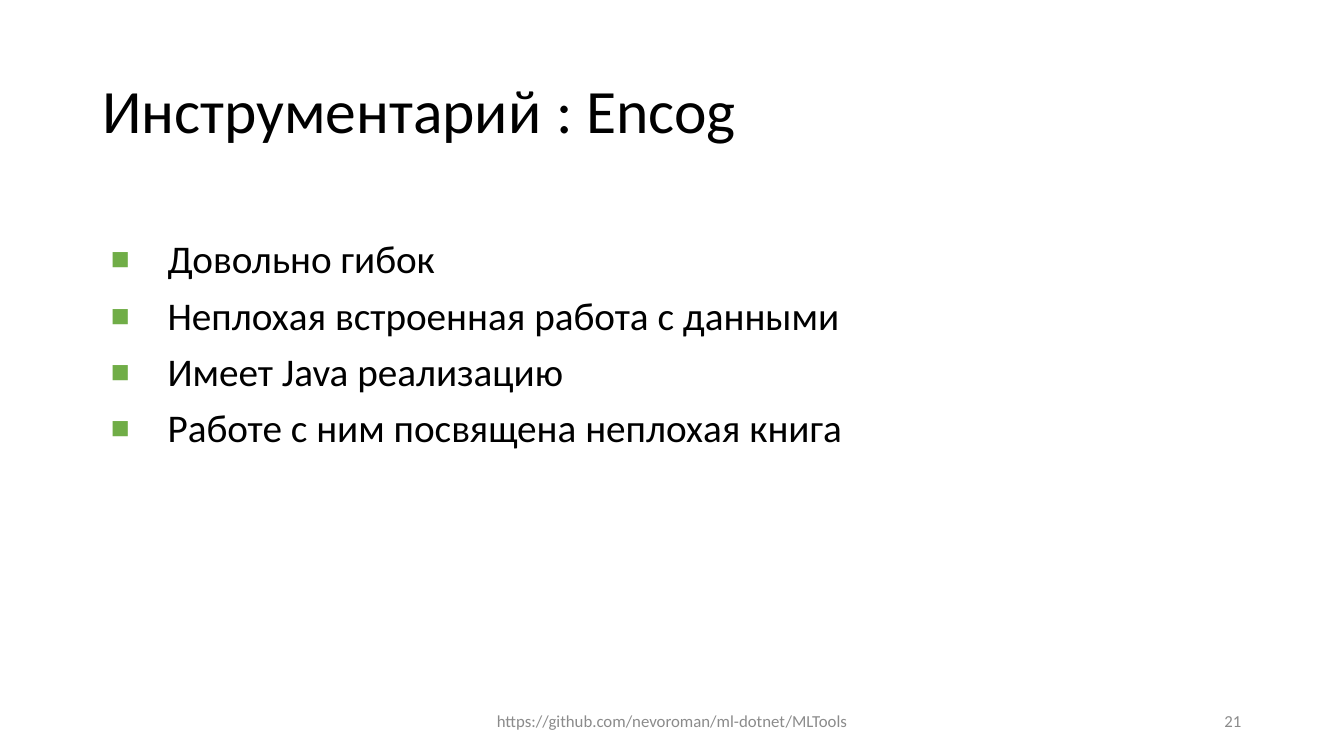
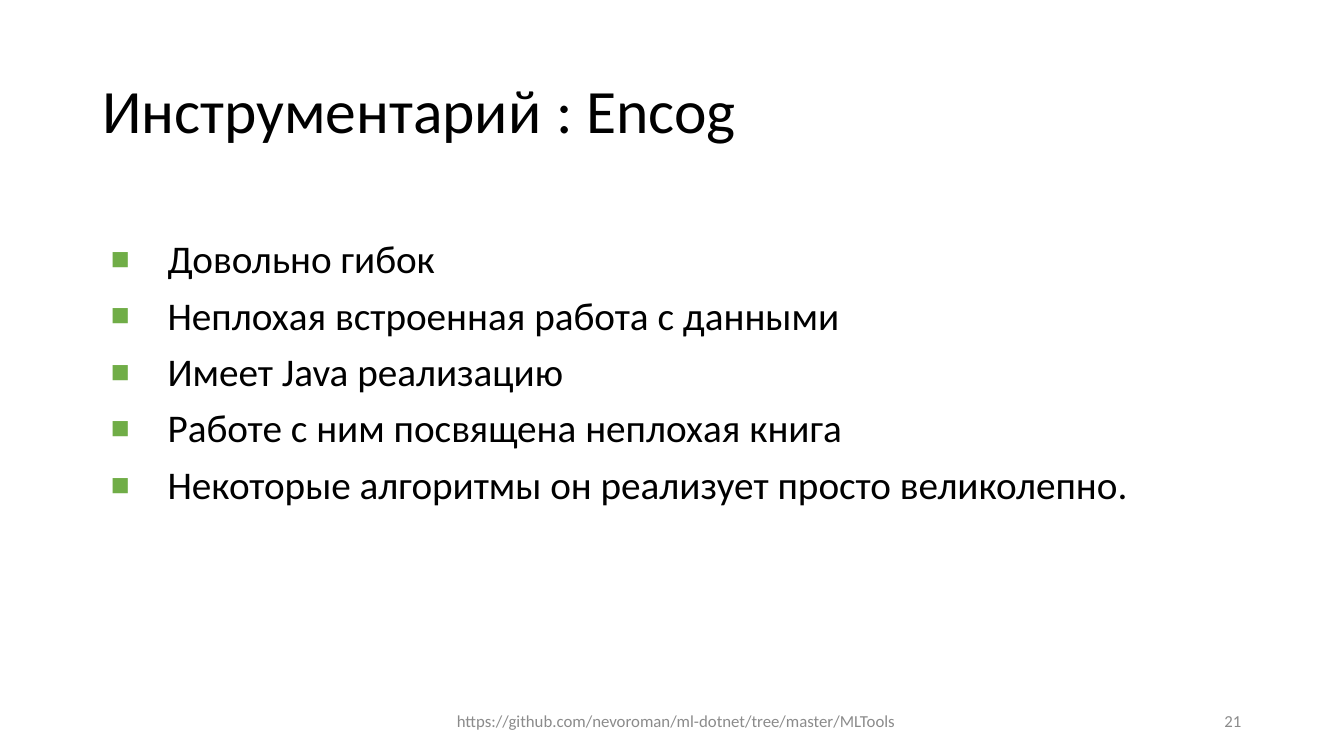
Before and after one commit to Spectr9/ml-dotnet, a slide deck: slide 21 of Slides/Slides.pptx. Drawn at 1344x756 pixels with LibreOffice and Linux fonts; fonts in the diff are those of the drawing. Boxes give left, top, right and bottom in pixels: in the first picture for what was removed or moved away, otherwise in the second. Text is boxed around its words. In the diff, an @@ line names an element or a change of style, - is before the commit and + after.

```diff
--- a/Slides/Slides.pptx
+++ b/Slides/Slides.pptx
@@ text at [168, 474, 1127, 506]: paragraph added @@
+■ Некоторые алгоритмы он реализует просто великолепно.
@@ text at [457, 715, 895, 730]: text changed @@
-https://github.com/nevoroman/ml-dotnet/MLTools
+https://github.com/nevoroman/ml-dotnet/tree/master/MLTools
```
Also in this commit, not shown: 20 other slides changed, 3 slides added, 9 other files.
